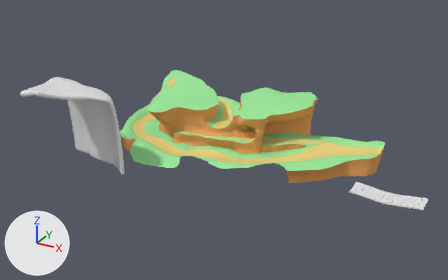
The Blender file Assets/Art/Environment/01 Green Hill Zone/GreenHillZoneTerrain.blend: old version first, new version second.
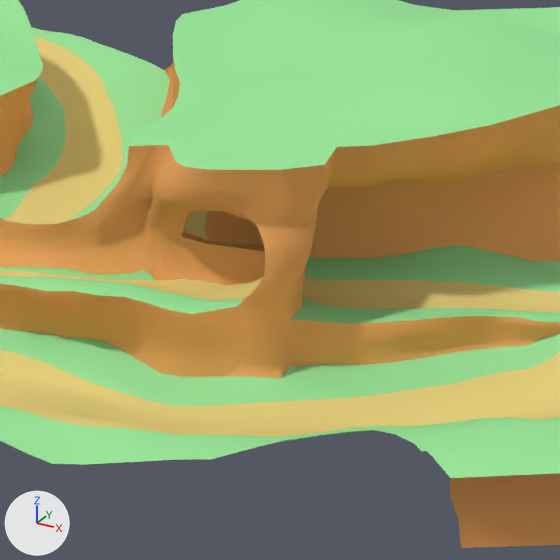
Each version is shown whole from a camera (50 mm lens) standing at (1390.0, -2868.0, 1431.0) and looking at (-192.0, 8.0, -7.0), then close up on the part from 47% to 68% of the width and 33% to 66% of the height. Arrows for +X, +Y and +Z are at lower left; the lights stay in place. Objects named as collision shapes, trigger or cutter boxes, shadow casters or lower levels of detail are left out.

Script lines for the objects in view, before the commit:
```python
me_cube_003 = bpy.data.meshes.new('Cube.003')
me_cube_003.from_pydata(...)  # 9389 vertices, 9196 faces, 1 loose edge; spans x -1080.0..609.0, y -165.0..799.0, z -222.0..125.0
me_cube_003.polygons.foreach_set('use_smooth', [True] * 9196)
# faces by material slot: [1665, 1945, 5586]
me_cube_003.materials.append(mat_dirt)  # orange #eba661
me_cube_003.materials.append(mat_grass)  # green #9de79d
me_cube_003.materials.append(mat_road)  # yellow #e7d480
ob_sideisland = bpy.data.objects.new('SideIsland', me_cube_003)
ob_sideisland.location = (0.0, 0.0, 0.0)
_m = ob_sideisland.modifiers.new('EdgeSplit', 'EDGE_SPLIT')
_m.use_edge_angle = False
```
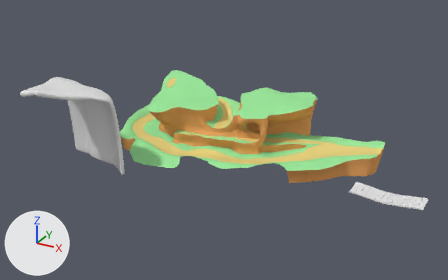
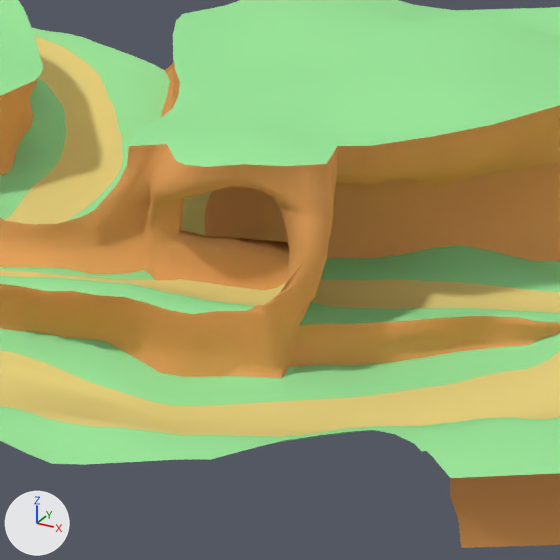
Location of each change, (x1, y1, x2, y2) in pixels of the close-ups (560 x 560 px; the box of a moved part takes in the faces that stretch with it):
part 1 of me_cube_003, moved or reshaped
    before: (116, 100, 398, 365)
    after: (116, 100, 398, 392)

What changed in the scene script:
```text
Change me_cube_003:
    used by ob_sideisland; location = (0.0, 0.0, 0.0)
    remove me_cube_003.from_pydata(...)  # 9389 vertices, 9196 faces, 1 loose edge; spans x -1080.0..609.0, y -165.0..799.0, z -222.0..125.0
    add me_cube_003.from_pydata(...)  # 9436 vertices, 9242 faces, 1 loose edge; spans x -1080.0..609.0, y -165.0..799.0, z -222.0..125.0
    me_cube_003 part 1: 322 vertices moved from x -222.0..-7.0, y 155.0..315.0, z -115.0..94.0 to x -222.0..-7.0, y 155.0..315.0, z -115.0..99.0; 51 vertices removed from x -194.0..-28.0, y 164.0..319.0, z -98.0..85.0; 98 vertices added at x -207.0..-11.0, y 150.0..340.0, z -137.0..90.0
```
